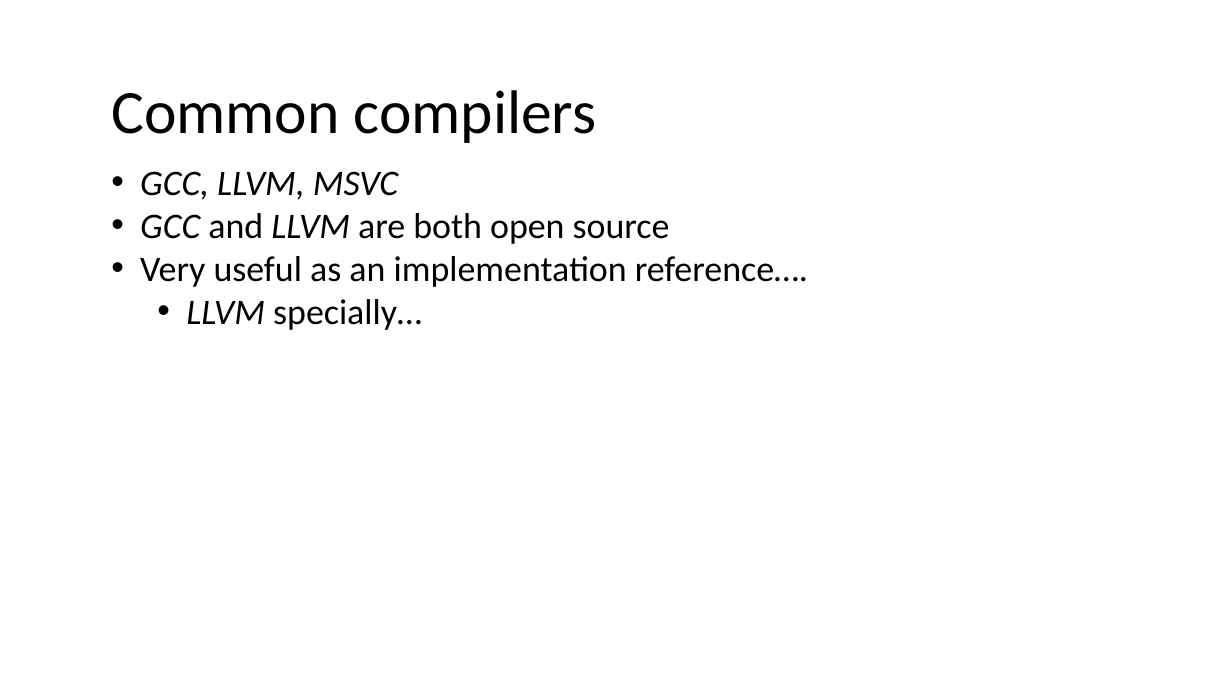
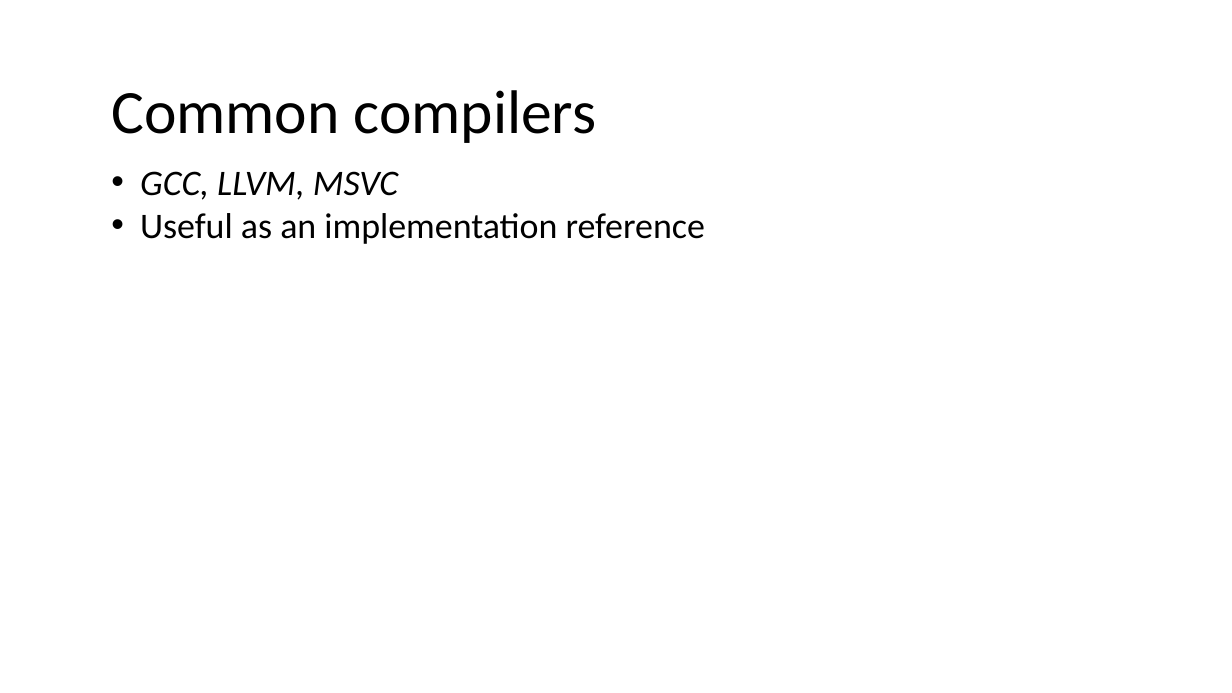
Before and after one commit to nivshani/compilation, a slide deck: slide 7 of new_slides/lexical_analysis.pptx. Drawn at 1232x693 pixels with LibreOffice and Linux fonts; fonts in the diff are those of the drawing. Boxes give left, top, right and bottom in pixels: in the first picture for what was removed or moved away, otherwise in the second. Text is boxed around its words. In the diff, an @@ line names an element or a change of style, - is before the commit and + after.

```diff
--- a/new_slides/lexical_analysis.pptx
+++ b/new_slides/lexical_analysis.pptx
@@ text at box(140, 213, 705, 244): text changed @@
-• GCC and LLVM are both open source
-• Very useful as an implementation reference….
-  • LLVM specially…
+• Useful as an implementation reference
```
Also in this commit, not shown: 8 other slides changed, 1 slide added, 1 other file.
